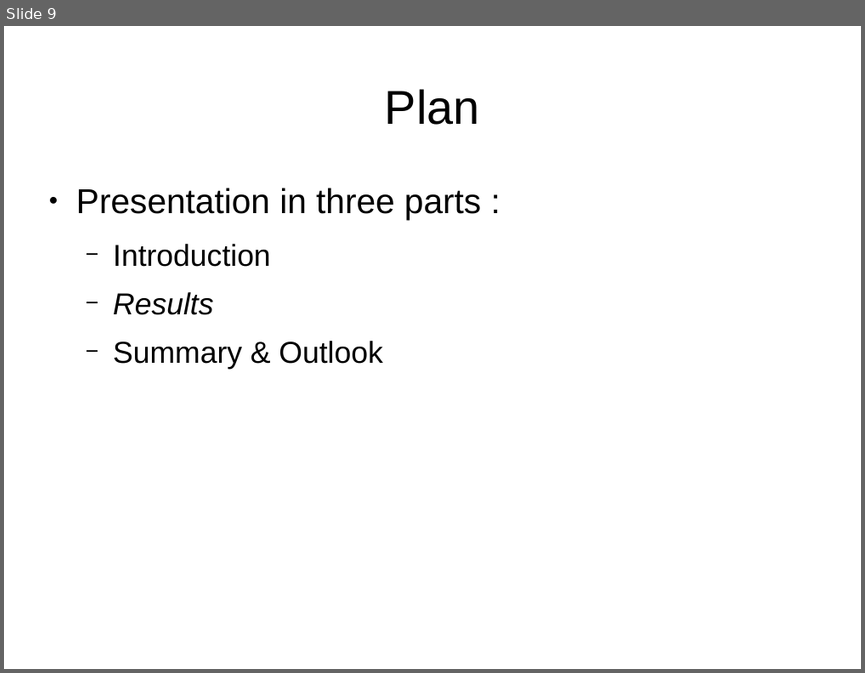
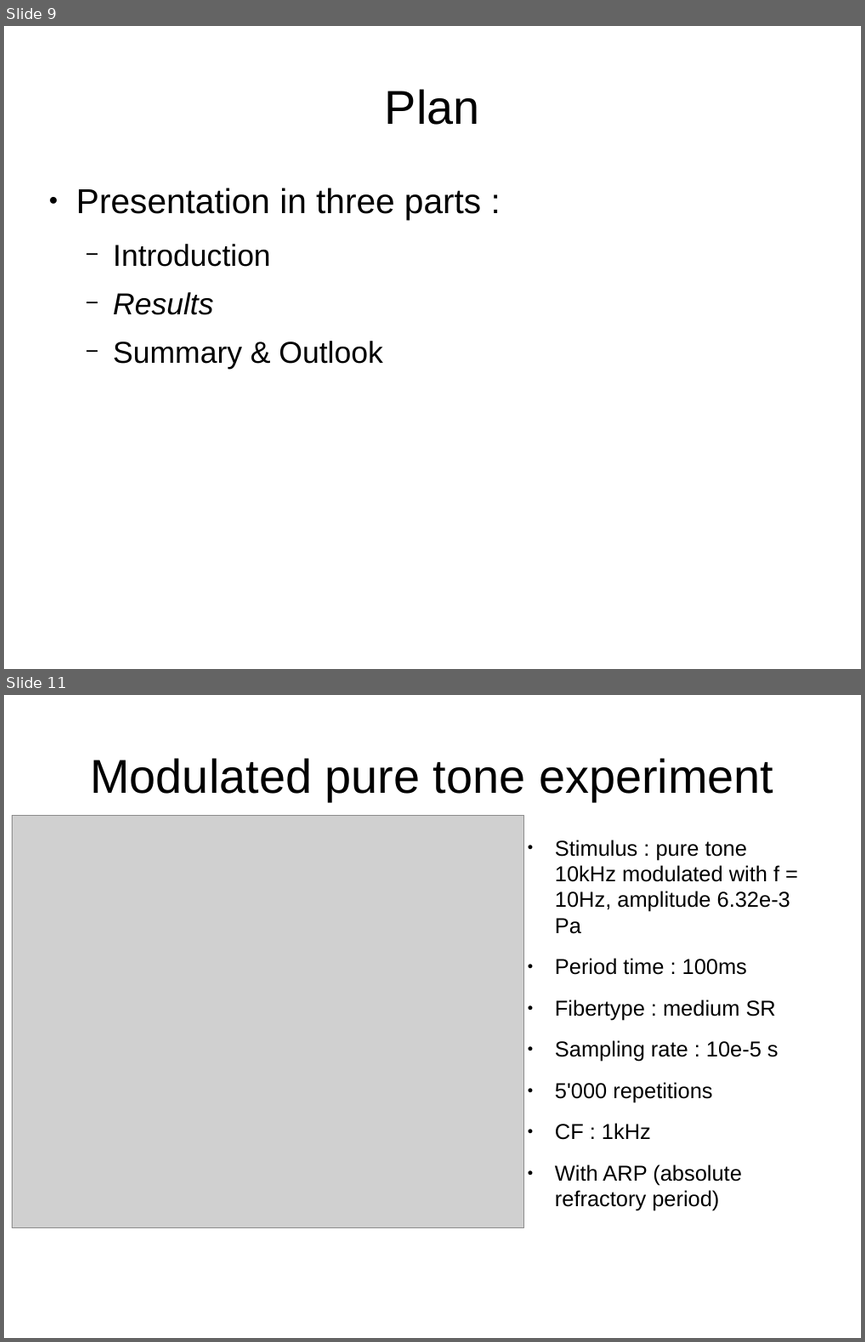
Before and after one commit to MaelleC/auditory-things, a slide deck: presentation/pres1.odp. Shown one above the other, each under a label of ours: slide 9 before the commit, slides 9 and 11 after it; the slides between them are not shown. The pictures are 865x673 and 865x1342 pixels, drawn with LibreOffice and Linux fonts; fonts in the diff are those of the drawing; grey boxes stand for pictures. Boxes give left, top, right and bottom in pixels: in the first picture for what was removed or moved away, otherwise in the second. Text is boxed around its words. In the diff, an @@ line names an element or a change of style, - is before the commit and + after.

```diff
--- a/presentation/pres1.odp
+++ b/presentation/pres1.odp
@@ slide 11 added at <box>4,695,861,1338</box>, background #FFFFFF @@
@@ title added at <box>90,758,773,801</box>, 44 pt, text #000000 @@
+Modulated pure tone experiment
@@ picture added at <box>12,815,524,1228</box> @@
@@ text added at <box>555,839,790,1211</box>, 20 pt, text #000000 @@
+● Stimulus : pure tone 10kHz modulated with f = 10Hz, amplitude 6.32e-3 Pa
+● Period time : 100ms
+● Fibertype : medium SR
+● Sampling rate : 10e-5 s
+● 5'000 repetitions
+● CF : 1kHz
+● With ARP (absolute refractory period)
```
Also in this commit, not shown: 1 slide changed, 7 other slides added, 10 other files.
